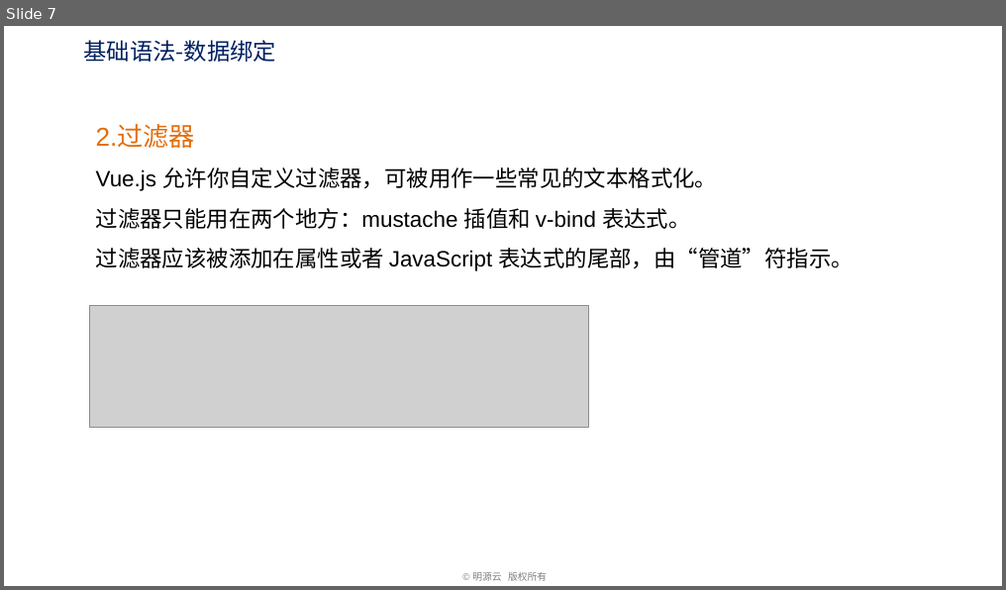
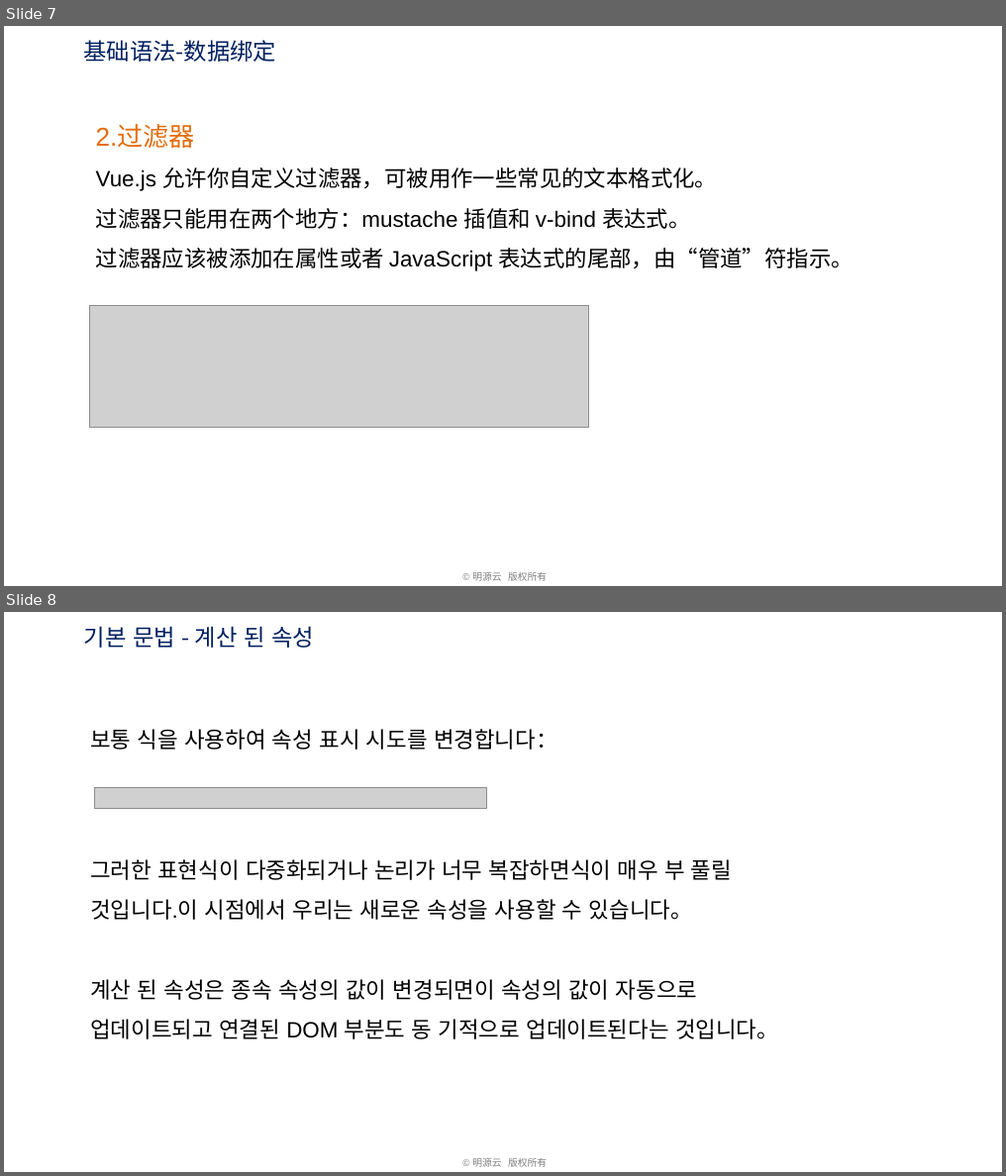
Before and after one commit to freelife1191/front_sample, a slide deck: learn/vue-how-to-learn/lesson/1.vue 기초/VUE 기본 사항.pptx. Shown one above the other, each under a label of ours: slide 7 before the commit, slides 7 and 8 after it. The pictures are 1006x590 and 1006x1176 pixels, drawn with LibreOffice and Linux fonts; fonts in the diff are those of the drawing; grey boxes stand for pictures; background and template pictures are left out. Boxes give left, top, right and bottom in pixels: in the first picture for what was removed or moved away, otherwise in the second. Text is boxed around its words. In the diff, an @@ line names an element or a change of style, - is before the commit and + after.

```diff
--- a/learn/vue-how-to-learn/lesson/1.vue 기초/VUE 기본 사항.pptx
+++ b/learn/vue-how-to-learn/lesson/1.vue 기초/VUE 기본 사항.pptx
@@ slide 8 added at bbox=[4, 612, 1002, 1172], background #FFFFFF; not listed: 1 template element that a slide beside it also shows @@
@@ text added at bbox=[84, 626, 314, 648], 25 pt, text #002060 @@
+기본 문법 - 계산 된 속성
@@ text added at bbox=[90, 729, 557, 750], 24 pt, text #000000 @@
+보통 식을 사용하여 속성 표시 시도를 변경합니다：
@@ picture added at bbox=[94, 787, 487, 808] @@
@@ text added at bbox=[90, 860, 779, 1040], 24 pt, text #000000 @@
+그러한 표현식이 다중화되거나 논리가 너무 복잡하면식이 매우 부 풀릴 것입니다.이 시점에서 우리는 새로운 속성을 사용할 수 있습니다。
+계산 된 속성은 종속 속성의 값이 변경되면이 속성의 값이 자동으로 업데이트되고 연결된 DOM 부분도 동 기적으로 업데이트된다는 것입니다。
```
Also in this commit, not shown: 1 slide changed, 9 other slides added, 10 slides removed, 2 other files.
